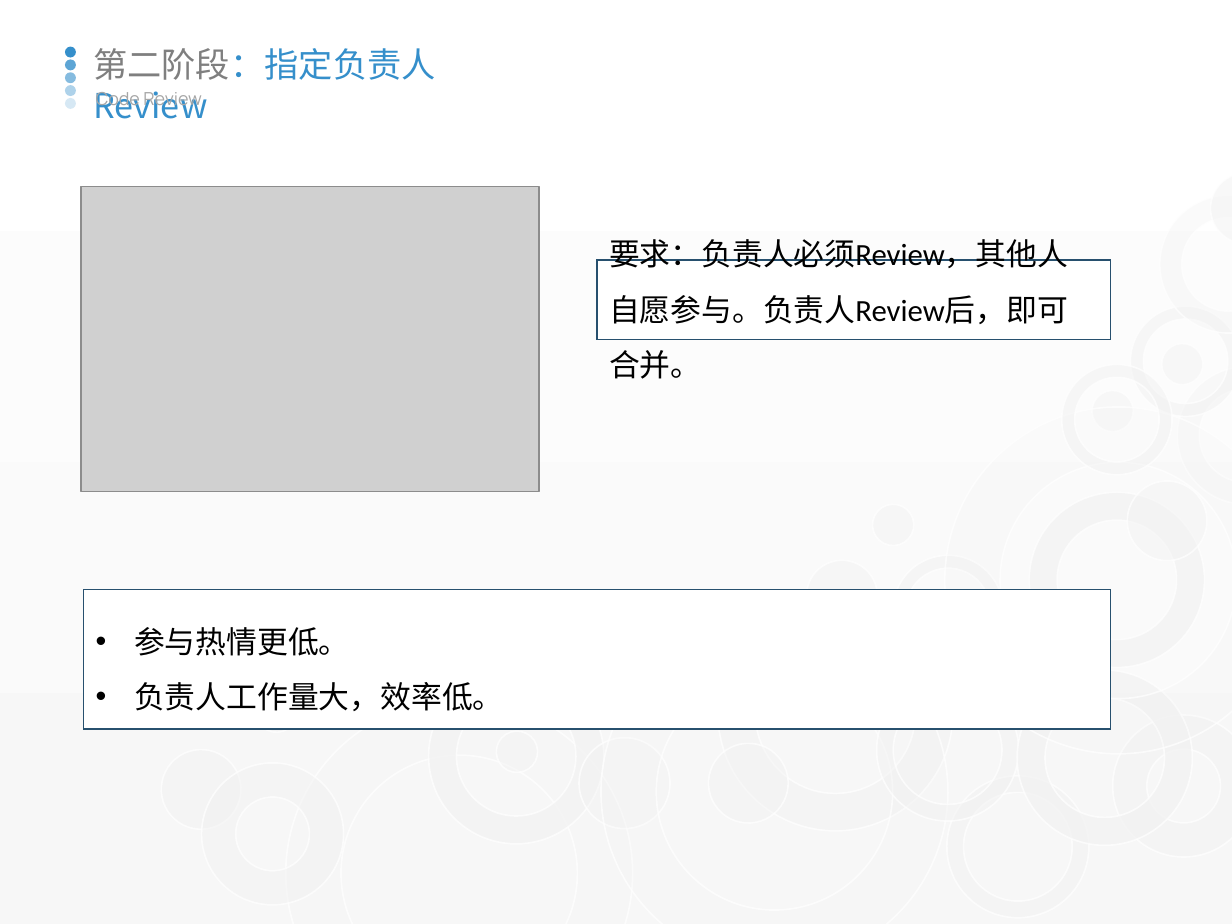
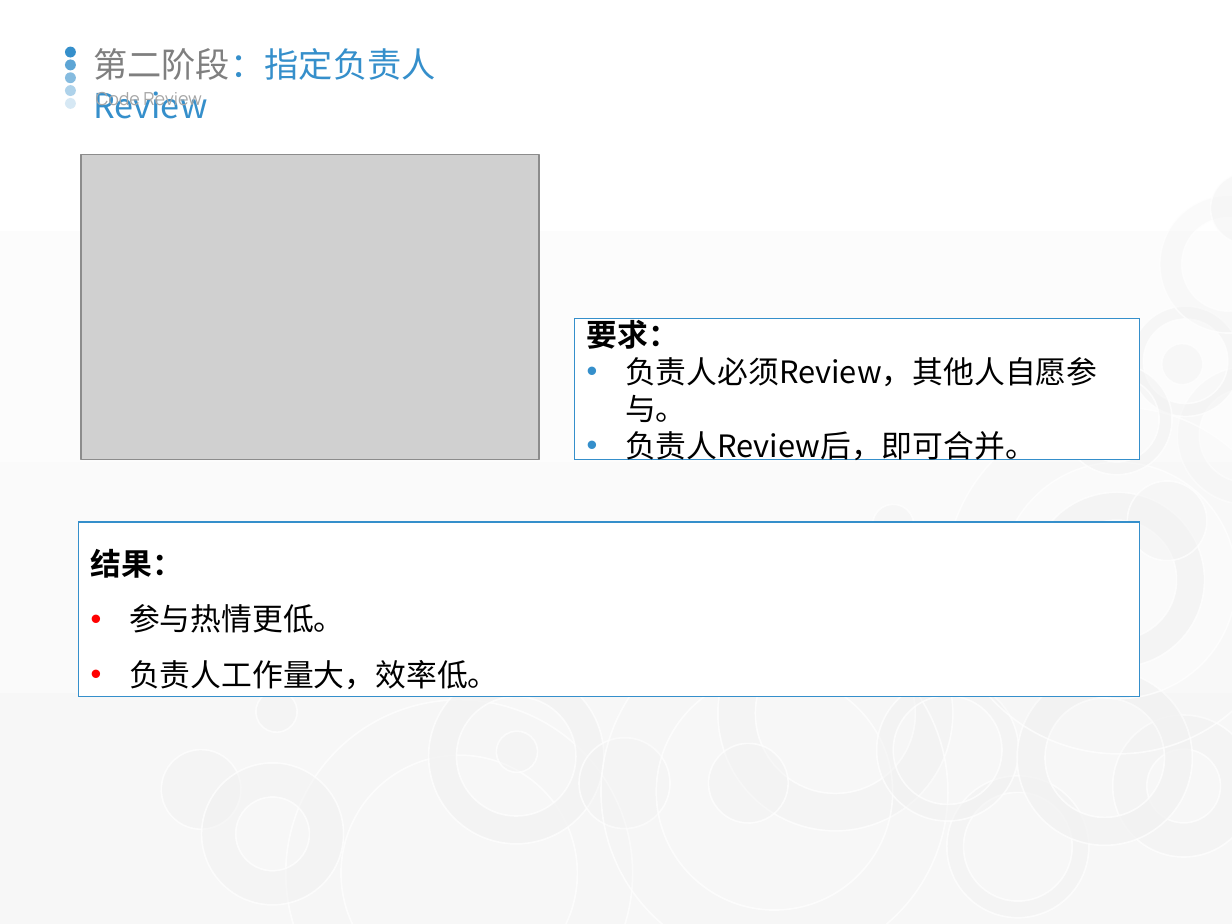
Before and after one commit to watermoonlx/code-review-unit-test, a slide deck: slide 15 of Code Review & Unit Test.pptx. Drawn at 1232x924 pixels with LibreOffice and Linux fonts; fonts in the diff are those of the drawing; grey boxes stand for pictures. Boxes give left, top, right and bottom in pixels: in the first picture for what was removed or moved away, otherwise in the second. Text is boxed around its words. In the diff, an @@ line names an element or a change of style, - is before the commit and + after.

```diff
--- a/Code Review & Unit Test.pptx
+++ b/Code Review & Unit Test.pptx
@@ picture moved from (x1=81, y1=187, x2=540, y2=493) to (x1=81, y1=155, x2=540, y2=461) @@
@@ rectangle "要求：" at (x1=574, y1=319, x2=1140, y2=461): outline #27506E 0.75 pt to #358FCB 0.75 pt @@
@@ rectangle "要求：" resized from (x1=598, y1=260, x2=1111, y2=339) to (x1=574, y1=319, x2=1140, y2=461) @@
@@ text in rectangle at (x1=587, y1=318, x2=1097, y2=460): text changed; font Calibri to Noto Sans CJK SC @@
-要求：负责人必须Review，其他人自愿参与。负责人Review后，即可合并。
+要求：
+• 负责人必须Review，其他人自愿参与。
+• 负责人Review后，即可合并。
@@ rectangle "结果：" resized from (x1=84, y1=590, x2=1110, y2=729) to (x1=79, y1=522, x2=1140, y2=697) @@
@@ rectangle "结果：" at (x1=79, y1=522, x2=1140, y2=697): outline #27506E 0.75 pt to #358FCB 0.75 pt @@
@@ text in rectangle at (x1=91, y1=548, x2=183, y2=578): paragraph added @@
+结果：
@@ ellipse removed at (x1=798, y1=551, x2=886, y2=640) @@
@@ donut removed at (x1=879, y1=541, x2=1019, y2=681) @@
```
Also in this commit, not shown: 8 other slides changed, 3 slides added.
